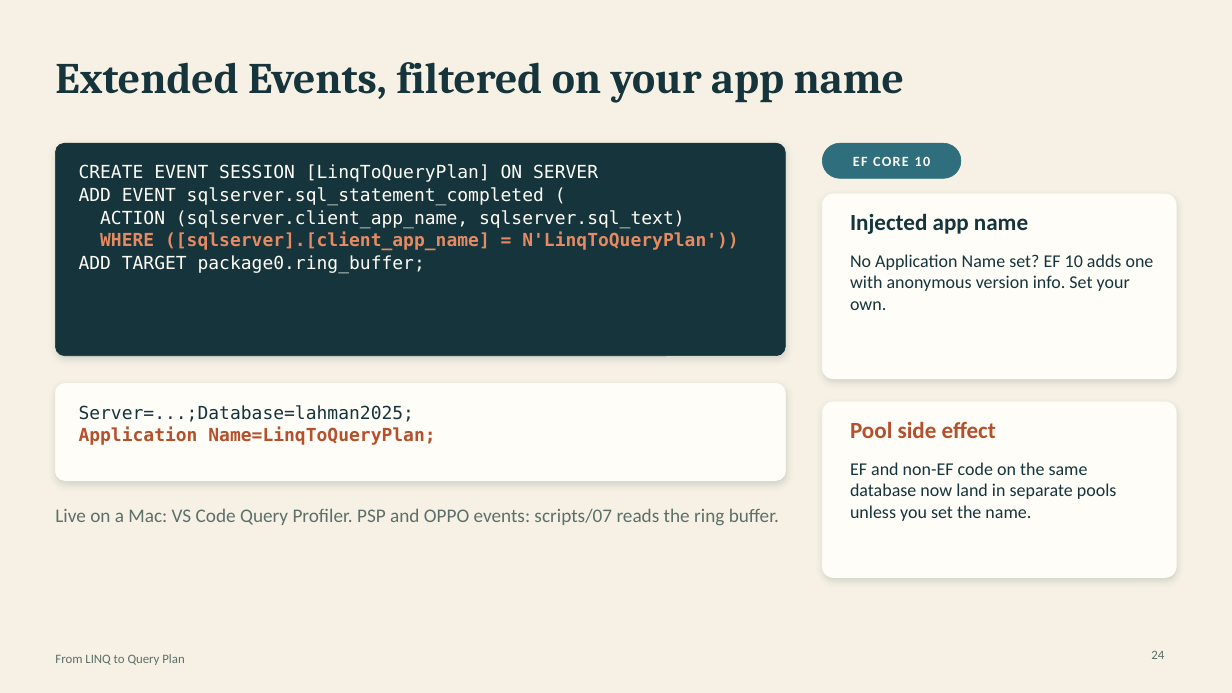
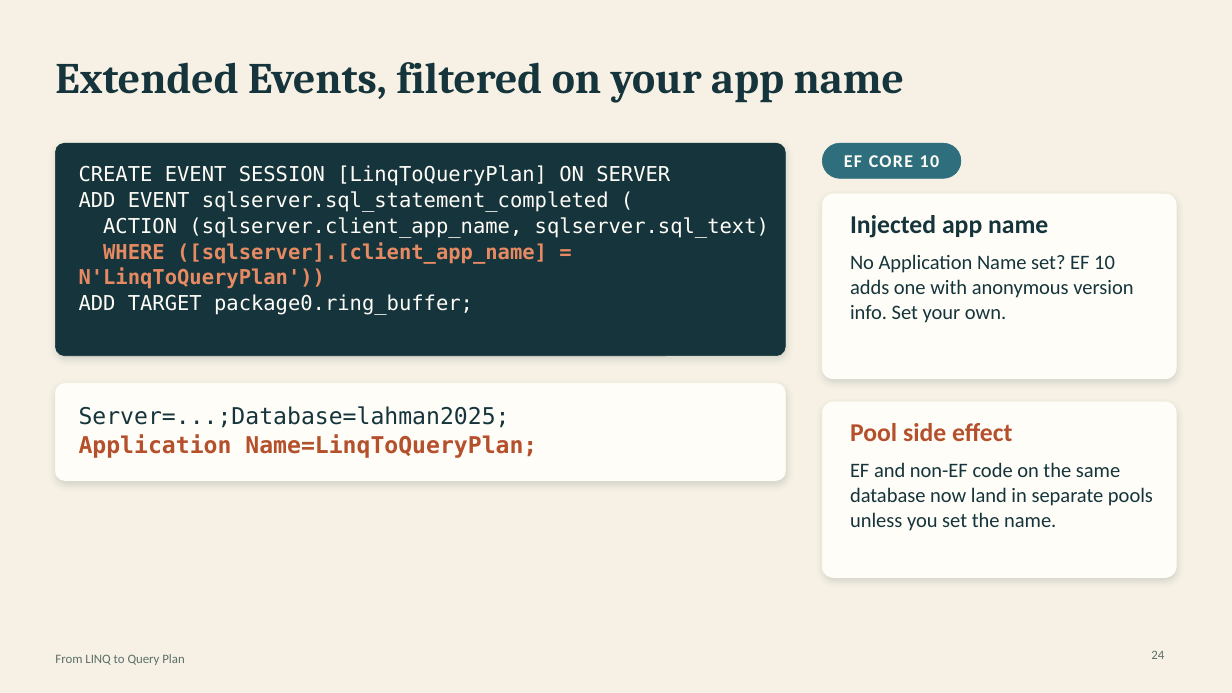
Before and after one commit to cwoodruff/efcore-linq-query-plan, a slide deck: slide 24 of From-LINQ-to-Query-Plan-v2.pptx. Drawn at 1232x693 pixels with LibreOffice and Linux fonts; fonts in the diff are those of the drawing. Boxes give left, top, right and bottom in pixels: in the first picture for what was removed or moved away, otherwise in the second. Text is boxed around its words. In the diff, an @@ line names an element or a change of style, - is before the commit and + after.

Commit message:
Update presentation slides
Updated From-LINQ-to-Query-Plan-v2.pptx content

```diff
--- a/From-LINQ-to-Query-Plan-v2.pptx
+++ b/From-LINQ-to-Query-Plan-v2.pptx
@@ text "EF CORE 10" at [844,155,939,167]: size 11 to 14 pt @@
@@ size 14 to 16 pt in 3 elements at [850,254,1133,323], [850,462,1153,531], [79,165,769,315] @@
@@ text "Injected app name" at [850,215,1048,238]: size 18 to 20 pt @@
@@ text "Server=...;Database=lahman2025;" at [79,406,537,458]: size 14 to 18 pt @@
@@ text "Pool side effect" at [850,423,1012,441]: size 18 to 20 pt @@
@@ text removed at [55,508,779,526] @@
-Live on a Mac: VS Code Query Profiler. PSP and OPPO events: scripts/07 reads the ring buffer.
```
Also in this commit, not shown: 30 other slides changed.
